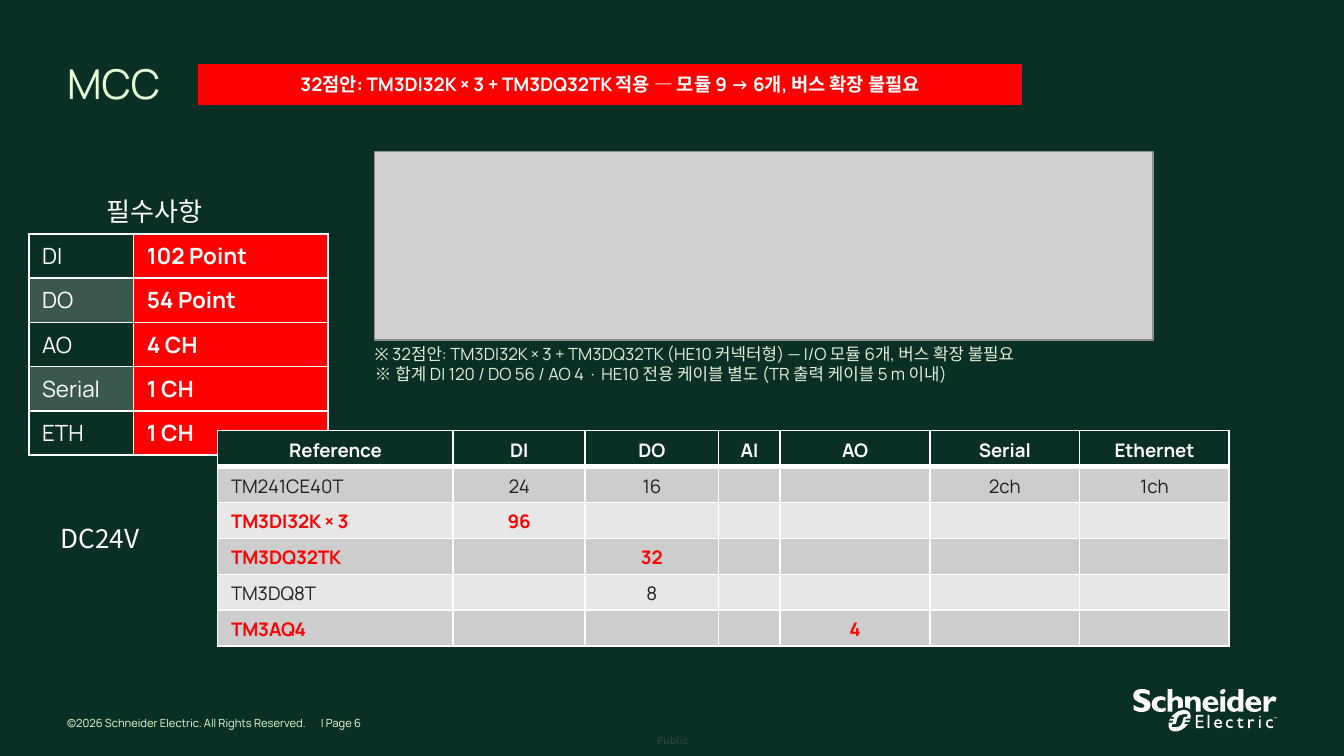
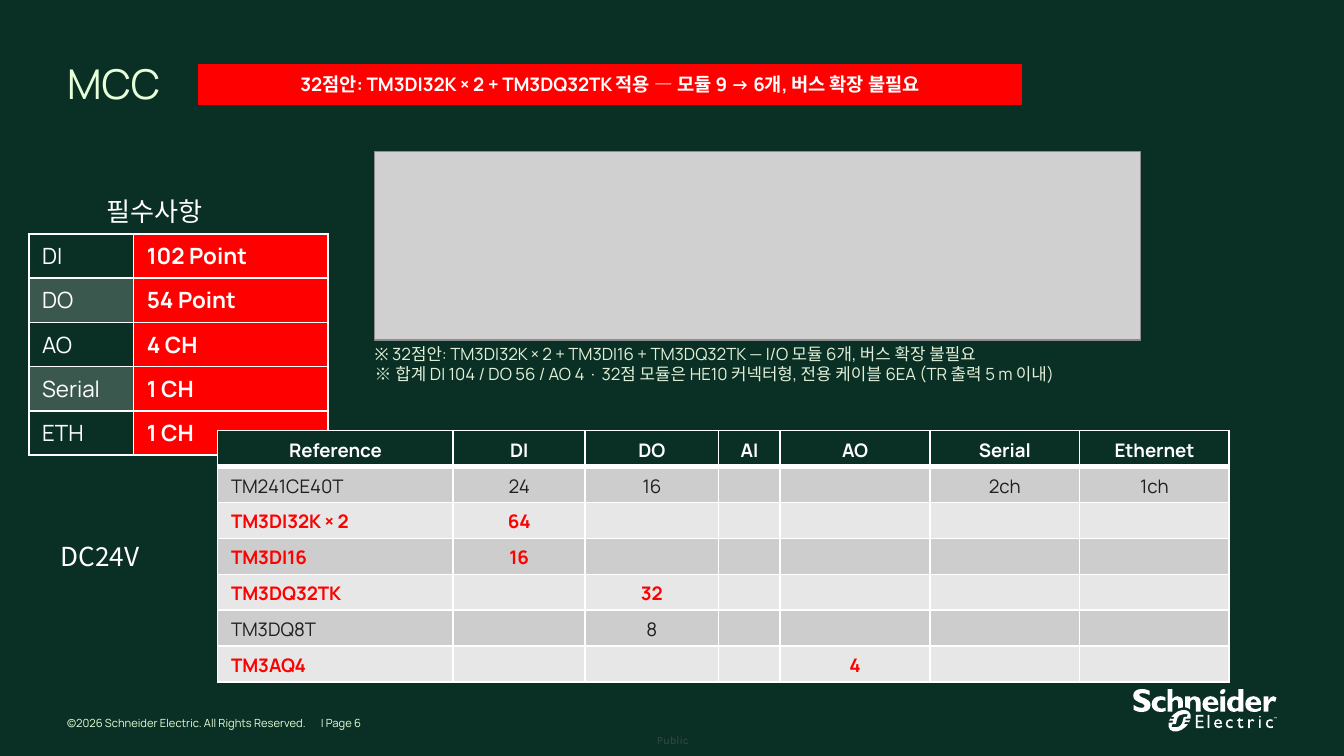
Before and after one commit to bmk3037/New-Project, a slide deck: slide 6 of 32점안_검토/PLC_Configuration_for_Techross_261006_32점안.pptx. Drawn at 1344x756 pixels with LibreOffice and Linux fonts; fonts in the diff are those of the drawing; grey boxes stand for pictures; background and template pictures are left out. Boxes give left, top, right and bottom in pixels: in the first picture for what was removed or moved away, otherwise in the second. Text is boxed around its words. In the diff, an @@ line names an element or a change of style, - is before the commit and + after.

```diff
--- a/32점안_검토/PLC_Configuration_for_Techross_261006_32점안.pptx
+++ b/32점안_검토/PLC_Configuration_for_Techross_261006_32점안.pptx
@@ text in rectangle at (300,75,919,94): text changed @@
-32점안: TM3DI32K × 3 + TM3DQ32TK 적용 — 모듈 9 → 6개, 버스 확장 불필요
+32점안: TM3DI32K × 2 + TM3DQ32TK 적용 — 모듈 9 → 6개, 버스 확장 불필요
@@ picture: place and size @@
-picture at (375,152,1153,340)
+picture at (375,152,1141,340)
@@ text at (395,346,1054,383): text changed @@
-※ 32점안: TM3DI32K × 3 + TM3DQ32TK (HE10 커넥터형) — I/O 모듈 6개, 버스 확장 불필요
-※ 합계 DI 120 / DO 56 / AO 4 · HE10 전용 케이블 별도 (TR 출력 케이블 5 m 이내)
+※ 32점안: TM3DI32K × 2 + TM3DI16 + TM3DQ32TK — I/O 모듈 6개, 버스 확장 불필요
+※ 합계 DI 104 / DO 56 / AO 4 · 32점 모듈은 HE10 커넥터형, 전용 케이블 6EA (TR 출력 5 m 이내)
@@ table at (218,430,1227,681) @@
-row 3: TM3DI32K × 3 | 96 |  |  |  |  | 
+row 3: TM3DI32K × 2 | 64 |  |  |  |  | 
+row 4: TM3DI16 | 16 |  |  |  |  | 
@@ text "DC24V": place and size @@
-text "DC24V" at (60,528,139,549)
+text "DC24V" at (60,546,139,567)
```
Also in this commit, not shown: 1 other slide changed, 4 other files.
